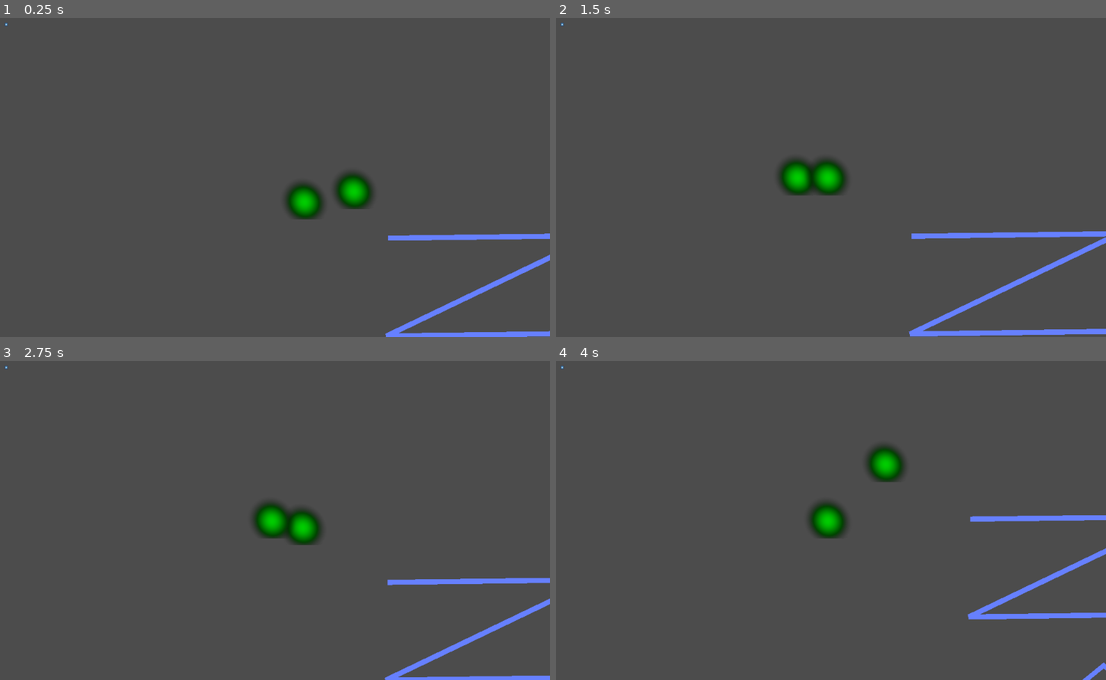
Above: before the commit, frames 1-4 (two rows, left to right).
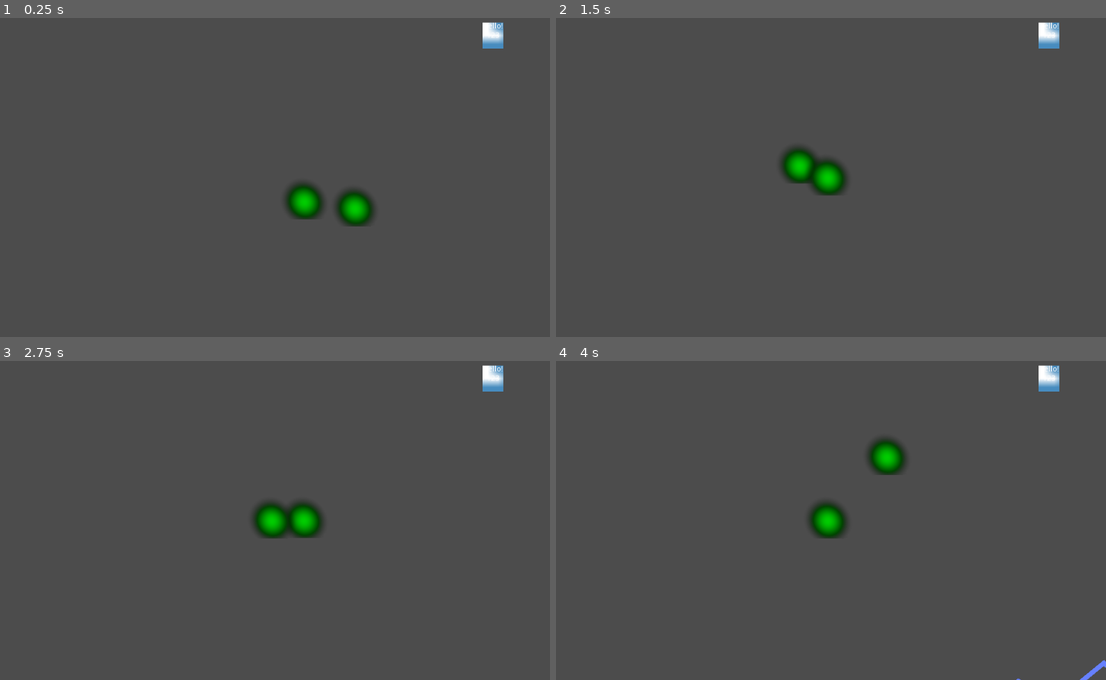
Above: after the commit, the same moments.

Repository: SteveSmith16384/AbandonedShip3
Game: Godot game, scene res://Main.tscn
Two runs of this game, one before a commit and one after it. Both use one fixed random seed, a clock stepped at 60 frames per second and the inputs below. The engine's default icon, where the game draws it, is replaced by a stand-in: a white triangle on a blue panel in a dark square.
Inputs (mouse positions are in pixels of both pictures, inside the frame that each line leads up to):
- Up to frame 1 (0.25 s): no input
- Up to frame 2 (1.5 s): move the mouse to (836, 180) at 0.52 s; press the mouse at (836, 180) at 0.53 s; tap Enter at 1.25 s; move the mouse to (858, 177) at 1.27 s; release the mouse at (858, 177) at 1.28 s; right-click (858, 177) at 1.35 s; click (858, 177) at 1.42 s
- Up to frame 3 (2.75 s): move the mouse to (330, 447) at 2.02 s; press the mouse at (330, 447) at 2.03 s
- Up to frame 4 (4 s): move the mouse to (798, 581) at 2.77 s; release the mouse at (798, 581) at 2.78 s; right-click (798, 581) at 2.85 s; click (798, 581) at 2.92 s; move the mouse to (996, 565) at 3.52 s; press the mouse at (996, 565) at 3.53 s

The runs differ from the first frame. In frame 1, 2.8% of the frame differs, in the area x 0-100%, y 1-100%; in frame 2, 3.0%; in frame 3, 2.3%; in frame 4, 2.4%.

Commit message:
Added more code

Diff:
--- a/src/GUI.tscn
+++ b/src/GUI.tscn
@@ -1,14 +1,12 @@
-[gd_scene load_steps=4 format=2]
+[gd_scene load_steps=2 format=2]
 
 [ext_resource path="res://icon.png" type="Texture" id=1]
-[ext_resource path="res://dodge_assets/fonts/Xolonium-Regular.ttf" type="DynamicFontData" id=2]
-
-[sub_resource type="DynamicFont" id=1]
-size = 61
-font_data = ExtResource( 2 )
 
 [node name="GUI" type="MarginContainer"]
+anchor_left = 1.0
 anchor_right = 1.0
+anchor_bottom = 1.0
+margin_left = -144.0
 custom_constants/margin_right = 20
 custom_constants/margin_top = 20
 custom_constants/margin_left = 20
@@ -20,38 +18,32 @@
 [node name="HBoxContainer" type="HBoxContainer" parent="."]
 margin_left = 20.0
 margin_top = 20.0
-margin_right = 1004.0
-margin_bottom = 171.0
+margin_right = 124.0
+margin_bottom = 580.0
 
 [node name="Bars" type="VBoxContainer" parent="HBoxContainer"]
-margin_right = 179.0
-margin_bottom = 151.0
+margin_right = 38.0
+margin_bottom = 560.0
 
-[node name="Bar" type="HBoxContainer" parent="HBoxContainer/Bars"]
-margin_right = 179.0
-margin_bottom = 151.0
+[node name="Count" type="MarginContainer" parent="HBoxContainer/Bars"]
+margin_right = 38.0
+margin_bottom = 48.0
 
-[node name="Count" type="MarginContainer" parent="HBoxContainer/Bars/Bar"]
-margin_right = 179.0
-margin_bottom = 151.0
+[node name="Background" type="NinePatchRect" parent="HBoxContainer/Bars/Count"]
+margin_right = 38.0
+margin_bottom = 48.0
+texture = ExtResource( 1 )
+region_rect = Rect2( 41, 32, 2, 3 )
 
-[node name="Background" type="NinePatchRect" parent="HBoxContainer/Bars/Bar/Count"]
-margin_right = 179.0
-margin_bottom = 151.0
-texture = ExtResource( 1 )
+[node name="Title" type="TextureRect" parent="HBoxContainer/Bars/Count"]
+margin_right = 38.0
+margin_bottom = 48.0
 
-[node name="Title" type="TextureRect" parent="HBoxContainer/Bars/Bar/Count"]
-margin_right = 179.0
-margin_bottom = 151.0
-
-[node name="Number" type="Label" parent="HBoxContainer/Bars/Bar/Count"]
-margin_right = 179.0
-margin_bottom = 151.0
-custom_fonts/font = SubResource( 1 )
+[node name="Number" type="Label" parent="HBoxContainer/Bars/Count"]
+margin_right = 38.0
+margin_bottom = 48.0
+rect_scale = Vector2( 4, 4 )
 text = "Hello!
+123
 "
-
-[node name="Counters" type="HBoxContainer" parent="HBoxContainer"]
-margin_left = 183.0
-margin_right = 183.0
-margin_bottom = 151.0
+align = 1
--- a/src/Wall.tscn
+++ b/src/Wall.tscn
@@ -23,23 +23,8 @@
 	pass # Replace with function body.
 "
 
-[sub_resource type="RectangleShape2D" id=2]
-extents = Vector2( 229, 128.123 )
-
 [node name="Wall_Node2D" type="Node2D"]
 script = SubResource( 1 )
-
-[node name="StaticBody2D" type="StaticBody2D" parent="."]
-
-[node name="CollisionShape2D" type="CollisionShape2D" parent="StaticBody2D"]
-position = Vector2( 273, 177 )
-shape = SubResource( 2 )
-
-[node name="Line2D" type="Line2D" parent="StaticBody2D"]
-position = Vector2( 280.767, 135.619 )
-rotation = 0.00261394
-scale = Vector2( 0.964088, 0.949237 )
-points = PoolVector2Array( -189.081, -30.6289, 206.905, -36.541, -191.584, 159.378, 204.401, 153.17 )
 
 [node name="StaticBody2D2" type="StaticBody2D" parent="."]
 
Not shown, changed: src/.mono/assemblies/Debug/GodotSharp.xml
Not shown, changed: src/.mono/assemblies/Debug/GodotSharpEditor.xml
Not shown, changed: src/.mono/assemblies/Debug/api_hash_cache.cfg
Not shown: 1 places in src/Wall.tscn that only renumber resources
Not shown, changed: src/.mono/assemblies/Debug/GodotSharp.dll
Not shown, changed: src/.mono/assemblies/Debug/GodotSharp.pdb
Not shown, changed: src/.mono/assemblies/Debug/GodotSharpEditor.dll
Not shown, changed: src/.mono/assemblies/Debug/GodotSharpEditor.pdb
